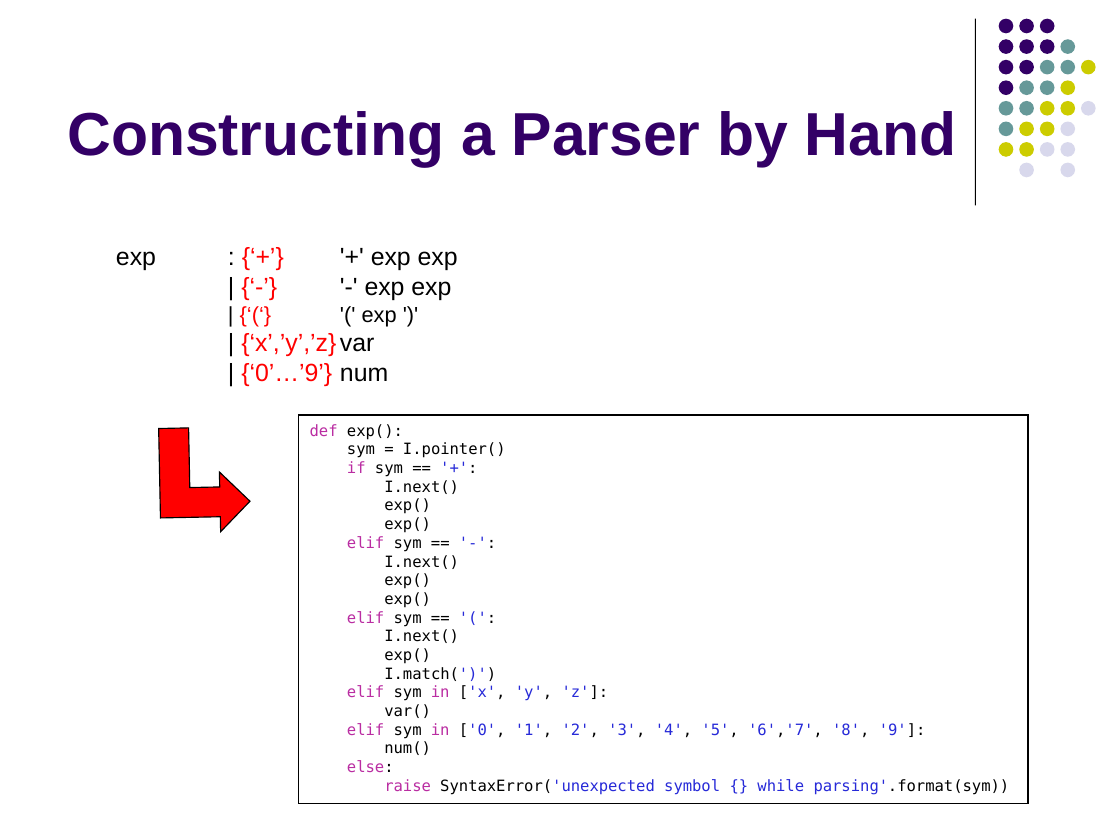
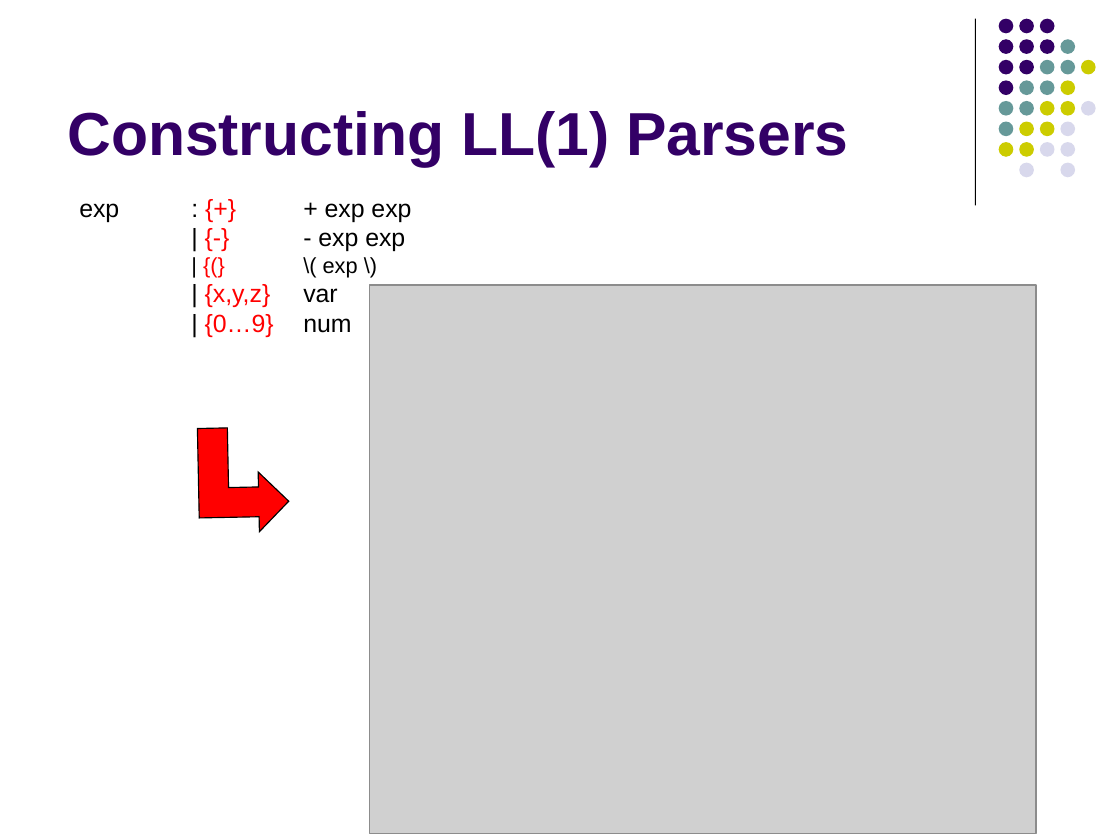
Before and after one commit to lutzhamel/CSC402, a slide deck: slide 24 of notes/csc402-ln002.pptx (slide 21 before the commit). Drawn at 1120x840 pixels with LibreOffice and Linux fonts; fonts in the diff are those of the drawing; grey boxes stand for pictures. Boxes give left, top, right and bottom in pixels: in the first picture for what was removed or moved away, otherwise in the second. Text is boxed around its words. In the diff, an @@ line names an element or a change of style, - is before the commit and + after.

```diff
--- a/notes/csc402-ln002.pptx
+++ b/notes/csc402-ln002.pptx
@@ title at [67, 111, 849, 167]: text changed @@
-Constructing a Parser by Hand
+Constructing LL(1) Parsers
@@ text at [79, 203, 411, 337]: text changed @@
-exp : {‘+’} '+' exp exp
-| {‘-’} '-' exp exp
-| {‘(‘} '(' exp ')'
-| {‘x’,’y’,’z} var
-| {‘0’…’9’} num
+exp : {+} + exp exp
+| {-} - exp exp
+| {(} \( exp \)
+| {x,y,z} var
+| {0…9} num
@@ picture added at [370, 286, 1036, 833] @@
@@ rectangle removed at [299, 416, 1028, 804] @@
-def exp():
-sym = I.pointer()
-if sym == '+':
-I.next()
-exp()
-exp()
-elif sym == '-':
-I.next()
-exp()
-exp()
-elif sym == '(':
-I.next()
-exp()
-I.match(')')
-elif sym in ['x', 'y', 'z']:
-var()
-elif sym in ['0', '1', '2', '3', '4', '5', '6','7', '8', '9']:
-num()
-else:
-raise SyntaxError('unexpected symbol {} while parsing'.format(sym))
@@ freeform shape: place and size @@
-freeform shape at [159, 426, 250, 532]
+freeform shape at [198, 426, 289, 532]
```
Also in this commit, not shown: 14 other slides changed, 6 slides added, 5 slides removed, 4 other files.
